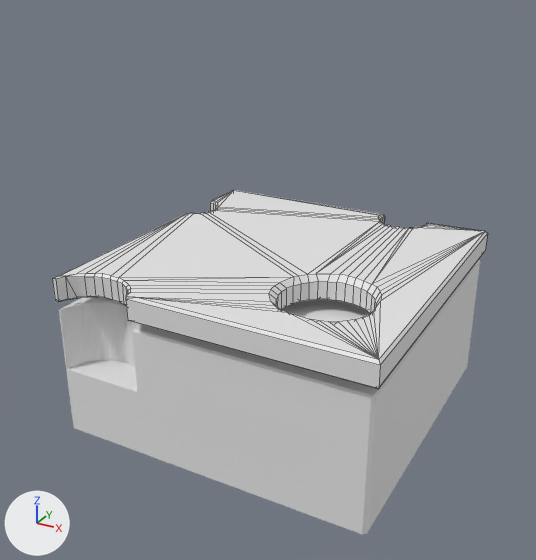
An edit to the FBX model Assets/Mesh/Zelda Like/Kitchen/Cheese .fbx, drawn before and after from the same camera.
Both versions are drawn from a camera (50 mm lens) standing at (0.224, -0.432, 0.262) and looking at (-0.003, -0.019, 0.055). Every picture has the same lights, and +X, +Y and +Z are marked at lower left. Mesh edges are drawn as thin lines on the coarser meshes. Where no turn or scale is listed for an object, it has been applied to the vertices.

Names of what the first picture shows: 'Cheze Full', 'Cheze Slise'.
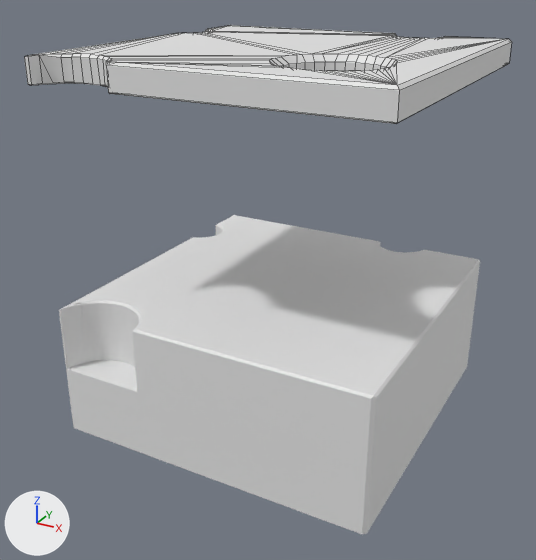
Commit message: Cheese Fix 2 more cheese!

Where the change shows, as pixel boxes (x1, y1, x2, y2) in the pictures (536 x 560 px):
'Cheze Slise', mesh moved: before (52, 190, 488, 389); after (24, 25, 512, 124)

What the commit changed:
me_cheze_slise has 291 vertices, 341 faces and spans x -0.107..0.116, y -0.117..0.106, z 0.056..0.073.
me_cheze_slise is used by ob_cheze_slise; location (0.0, 0.0, 0.0).
me_cheze_slise part 1: the whole mesh is moved by (0.0, 0.0, 0.137).
